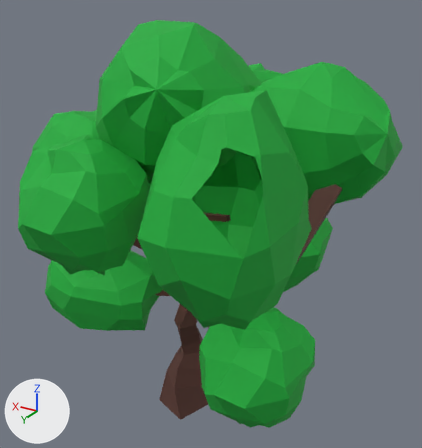
What one commit did to the FBX model Assets/Models/Tree1.fbx.
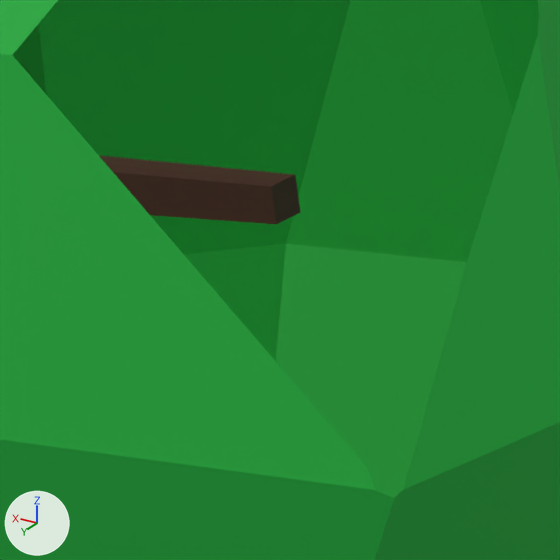
Old and new are each drawn whole from a 50 mm camera at (-14.7, 21.8, 22.2) aimed at (-0.3, -2.3, 10.1) and again close up on the part from 45% to 63% of the width and 43% to 60% of the height. Arrows for +X, +Y and +Z are at lower left; the lights stay in place. Everything nearer to the camera than a plane just in front of the edit is cut away. Where no turn or scale is listed for an object, it has been applied to the vertices.

Objects in the first close-up: 'Tree1'.
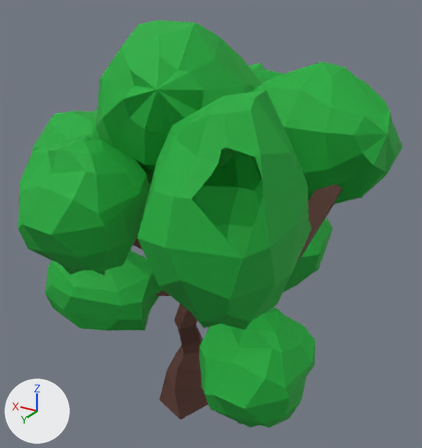
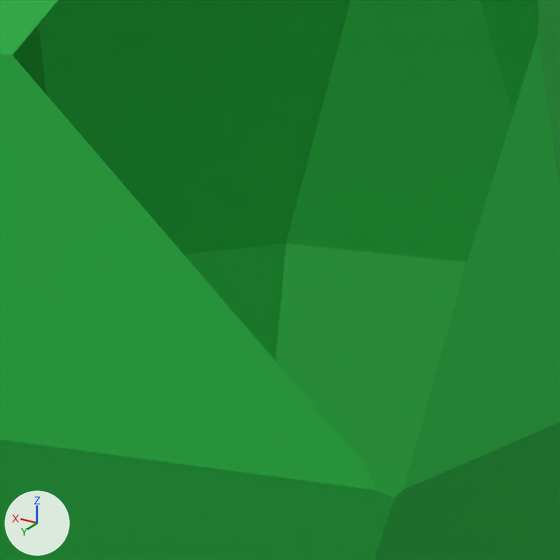
What differs and where, as boxes (x1, y1, x2, y2) in the close-ups (560 x 560 px):
part 1 of me_cube_001, deleted (brown): before (100, 156, 301, 224)

Patch to the scene script:
```diff
--- a/Assets/Models/Tree1.fbx.py
+++ b/Assets/Models/Tree1.fbx.py
@@ me_cube_001 @@
 # used by ob_tree1; location = (0.0, 0.0, 0.0)
-me_cube_001.from_pydata(...)  # 1385 vertices, 1488 faces; spans x -9.4..8.4, y -13.1..8.1, z 0.0..20.3
+me_cube_001.from_pydata(...)  # 1134 vertices, 1212 faces; spans x -9.4..8.4, y -13.1..8.1, z 0.0..20.3
+# me_cube_001 part 1
+# 251 vertices are removed from x -4.7..6.3, y -9.6..5.2, z 10.4..17.7
+# 273 faces are deleted
 me_cube_001.materials.append(mat_baumbraun)
```
